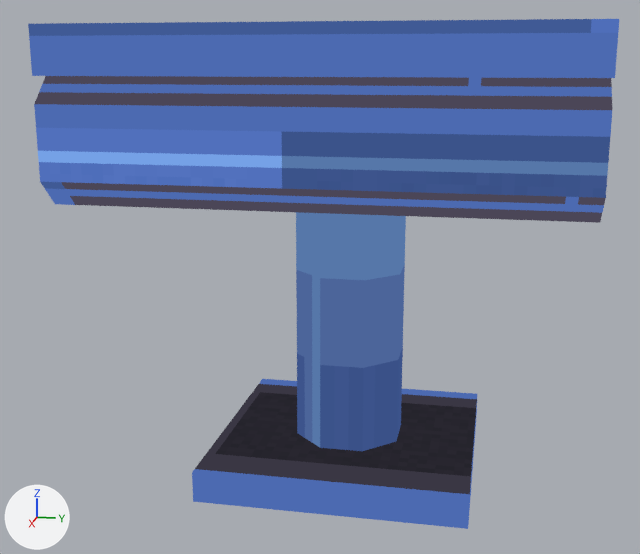
One commit to the glTF model art/out/belt.glb: the scene before it, then after it.
Before and after are seen from a 50 mm camera at (1.999, 0.326, 0.449) aimed at (0.026, -0.069, -0.044). Arrows for +X, +Y and +Z are at lower left; the lights stay in place. The older version comes first. Vertices at exactly the same position are counted once.

The older version as bpy lines, for what is in view:
```python
me_belt_body = bpy.data.meshes.new('belt_body')
me_belt_body.from_pydata(...)  # 64 vertices, 92 faces; spans x -0.5..0.5, y -0.5..0.5, z -0.5..0.51
me_belt_body.materials.append(mat_belt)
ob_belt_body = bpy.data.objects.new('belt_body', me_belt_body)
ob_belt_body.location = (0.0, 0.0, 0.0)
```
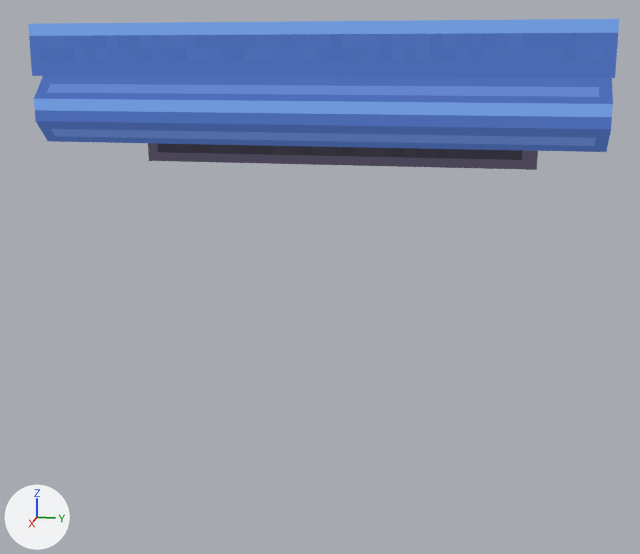
The newer file is also turned or shifted as a whole; pictures and numbers use the older file's frame.

What the commit changed:
me_belt_body is used by ob_belt_body; location (0.0, 0.0, 0.0).
me_belt_body had 64 vertices, 92 faces and spanned x -0.5..0.5, y -0.5..0.5, z -0.5..0.51.
me_belt_body now has 48 vertices, 76 faces and spans x -0.5..0.5, y -0.5..0.5, z 0.24..0.51.
me_belt_body part 1: a new loose piece, a box spanning x -0.22..0.22, y -0.4..0.4, z 0.24..0.3, in mat_belt.
me_belt_body part 2: the loose piece of 16 vertices spanning x -0.5..0.5, y -0.5..0.5, z 0.18..0.42 is rebuilt with 16 vertices and now spans x -0.5..0.5, y -0.5..0.5, z 0.3..0.42.
me_belt_body part 3: the loose piece of 16 vertices spanning x -0.12..0.12, y -0.12..0.12, z -0.43..0.18 is deleted.
me_belt_body part 4: the loose piece of 8 vertices spanning x -0.3..0.3, y -0.3..0.3, z -0.5..-0.43 is deleted.
me_belt_body part 5: 36 kept faces spanning x -0.5..0.5, y -0.5..0.5, z 0.42..0.51 get new texture (UV) coordinates.

What differs and where, as boxes [x1, y1, x2, y2] in the pictures (640 x 554 px):
'belt_body', reshaped (70% shorter)
    before: [28, 19, 619, 529]
    after: [28, 19, 619, 170]
part 1 of me_belt_body, added (purple)
    after: [148, 143, 538, 170]
part 2 of me_belt_body, rebuilt (48% shorter)
    before: [34, 76, 612, 223]
    after: [34, 76, 613, 152]
part 3 of me_belt_body, deleted (blue)
    before: [296, 212, 406, 451]
part 4 of me_belt_body, deleted
    before: [192, 379, 477, 529]
part 5 of me_belt_body, surface changed (lighter)
    both: [28, 19, 619, 78]
